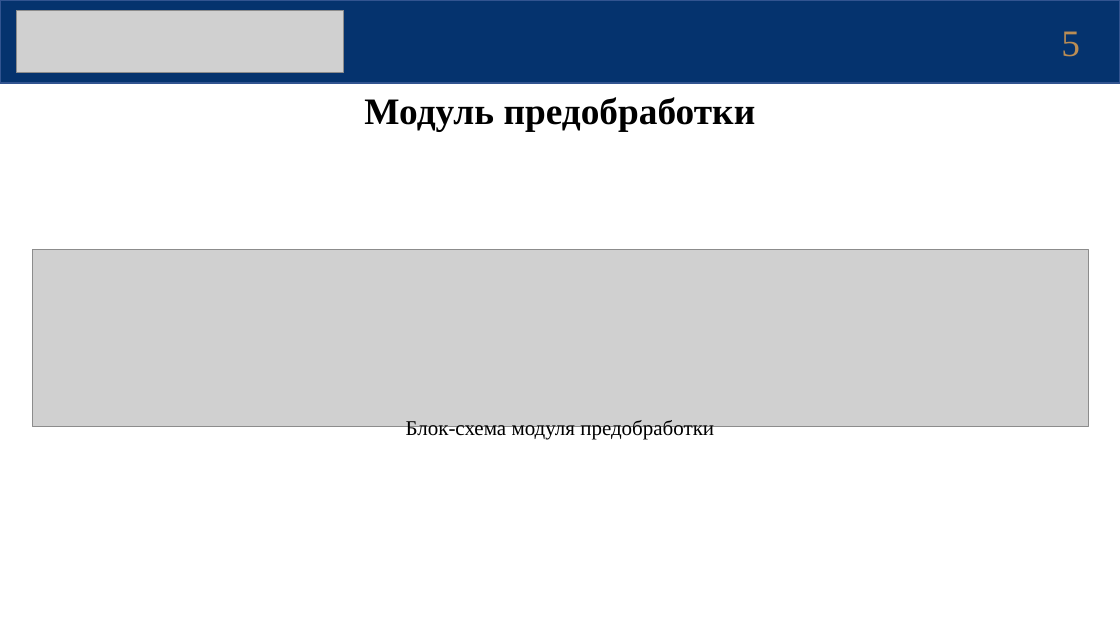
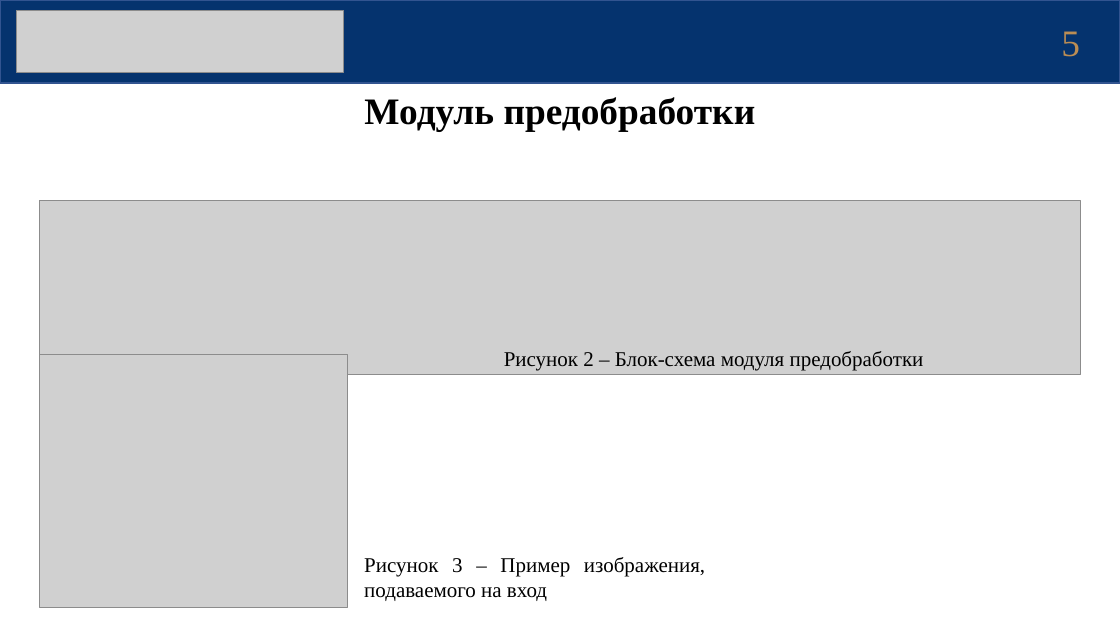
Before and after one commit to akulistus/oct-segmentation-model, a slide deck: slide 5 of diploma/Презентация_Защита_КошаевЕА.pptx. Drawn at 1120x630 pixels with LibreOffice and Linux fonts; fonts in the diff are those of the drawing; grey boxes stand for pictures. Boxes give left, top, right and bottom in pixels: in the first picture for what was removed or moved away, otherwise in the second. Text is boxed around its words. In the diff, an @@ line names an element or a change of style, - is before the commit and + after.

```diff
--- a/diploma/Презентация_Защита_КошаевЕА.pptx
+++ b/diploma/Презентация_Защита_КошаевЕА.pptx
@@ picture: place and size @@
-picture at [32,250,1088,428]
+picture at [39,201,1081,376]
@@ picture added at [39,354,347,607] @@
@@ text at [504,351,924,370]: text changed @@
-Блок-схема модуля предобработки
+Рисунок 2 – Блок-схема модуля предобработки
@@ text added at [364,557,705,601], 18 pt, text #000000 @@
+Рисунок 3 – Пример изображения, подаваемого на вход
```
Also in this commit, not shown: 9 other slides changed, 1 slide added.
